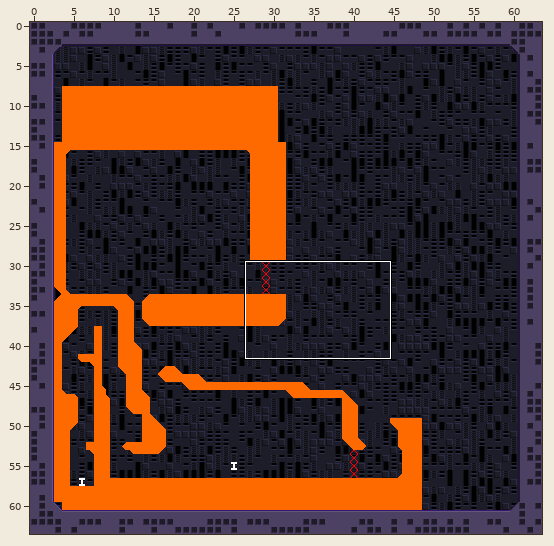
A Tiled map gets an edit: Assets/tiled/prototype_PrototypeSprites.tmx. The first picture is a wide view before the edit; the outline marks the close-up.
Close-up. First the earlier version:
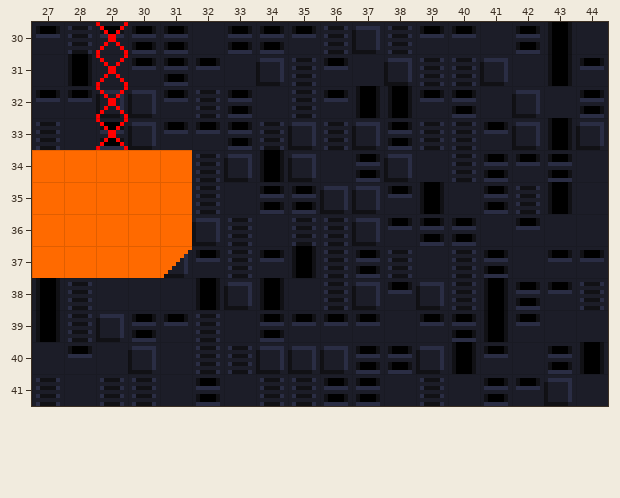
Cells are 8x8 px. Shown: x 27..44, y 30..41. The commit also changed other parts of the map, which this record leaves out.
And afterwards:
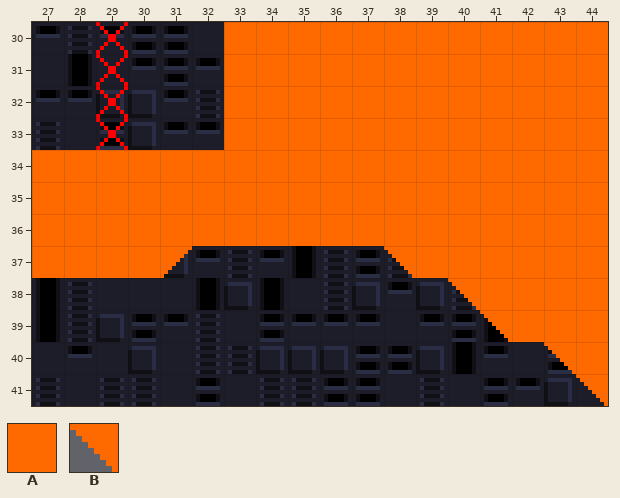
Key: from "prototype": A 0, B 36.
_ is an empty cell.
What changed:
Layer "Geometry":
y 30..33: x 33..44 ____________ -> AAAAAAAAAAAA
y 34..36: x 32..44 _____________ -> AAAAAAAAAAAAA
y 37: x 38..44 _______ -> BAAAAAA
y 38: x 40..44 _____ -> BAAAA
y 39: x 41..44 ____ -> BAAA
y 40: x 43..44 __ -> BA
y 41: x 44 _ -> B
Boxes around the changes in both close-ups, in picture pixels (x1, y1, x2, y2):
added: (192, 22, 608, 406)
